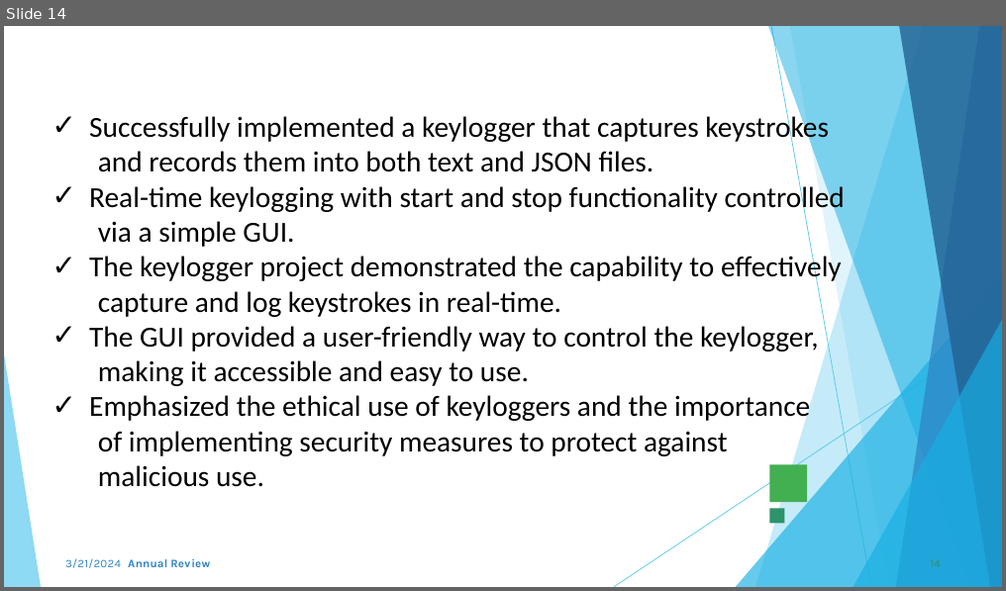
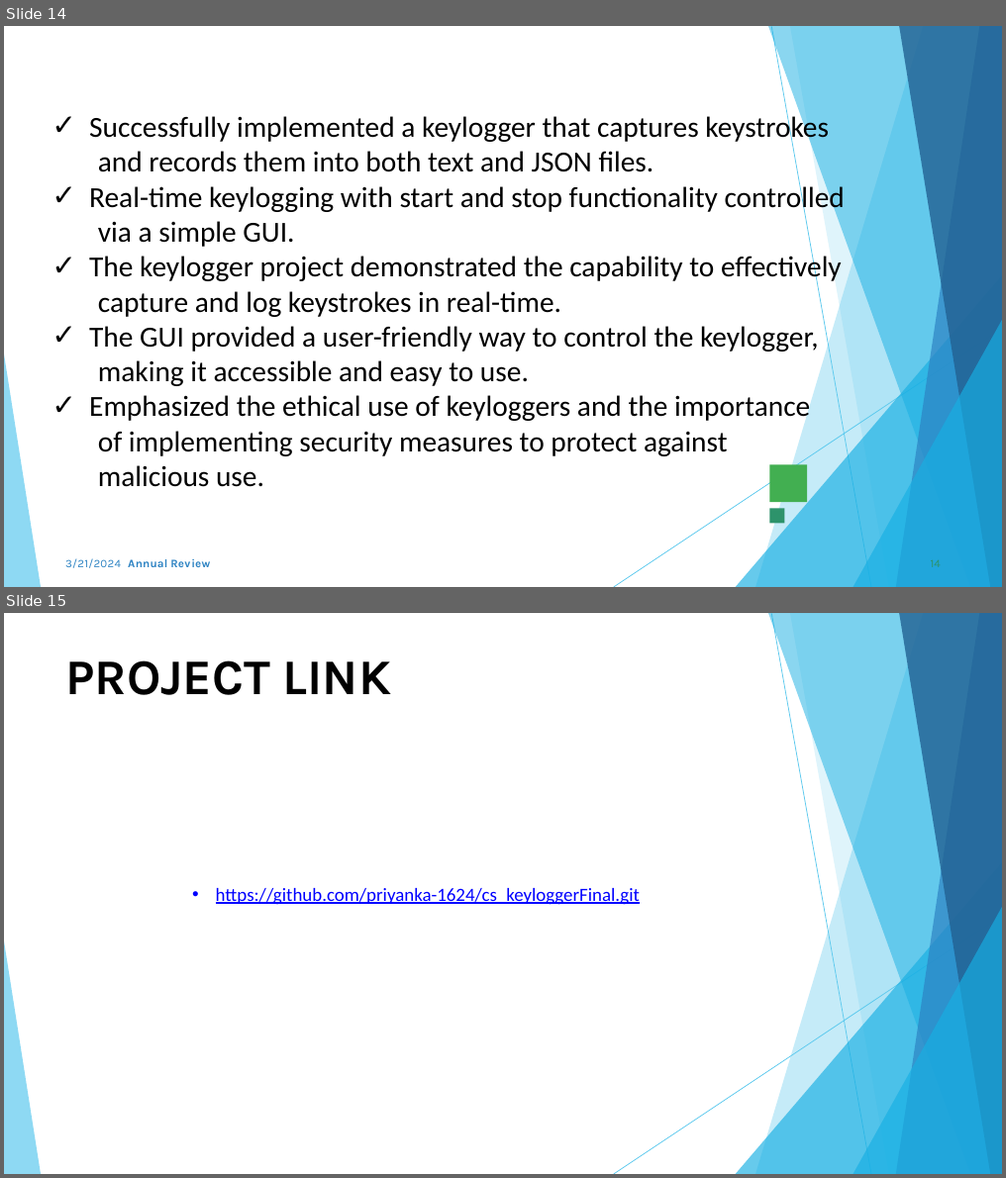
Before and after one commit to priyanka-1624/cs_keyloggerFinal, a slide deck: csFinalProject/ppt_keyloger.pptx. Shown one above the other, each under a label of ours: slide 14 before the commit, slides 14 and 15 after it. The pictures are 1006x591 and 1006x1178 pixels, drawn with LibreOffice and Linux fonts; fonts in the diff are those of the drawing; background and template pictures are left out. Boxes give left, top, right and bottom in pixels: in the first picture for what was removed or moved away, otherwise in the second. Text is boxed around its words. In the diff, an @@ line names an element or a change of style, - is before the commit and + after.

```diff
--- a/csFinalProject/ppt_keyloger.pptx
+++ b/csFinalProject/ppt_keyloger.pptx
@@ slide 15 added at (4,613,1002,1174), background #FFFFFF; not listed: 10 template elements that a slide beside it also shows @@
@@ title added at (65,661,391,695), 48 pt, text #000000, bold @@
+PROJECT LINK
@@ text added at (216,888,640,905), 18 pt, text #0000FF, underline @@
+• https://github.com/priyanka-1624/cs_keyloggerFinal.git
```
